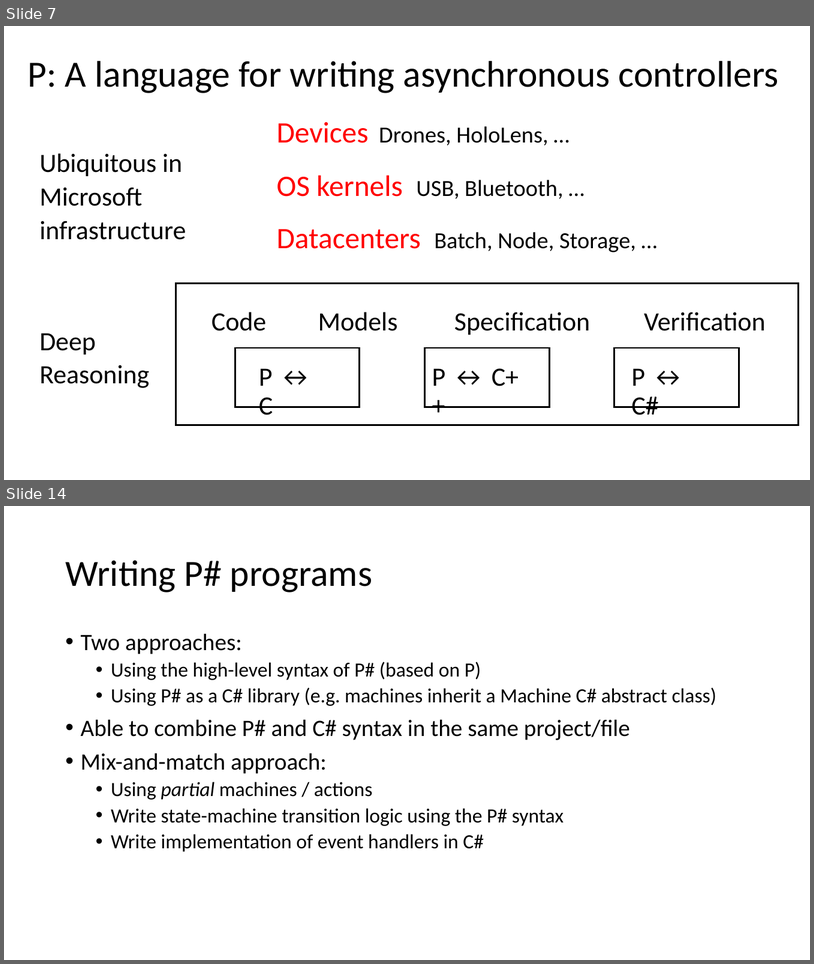
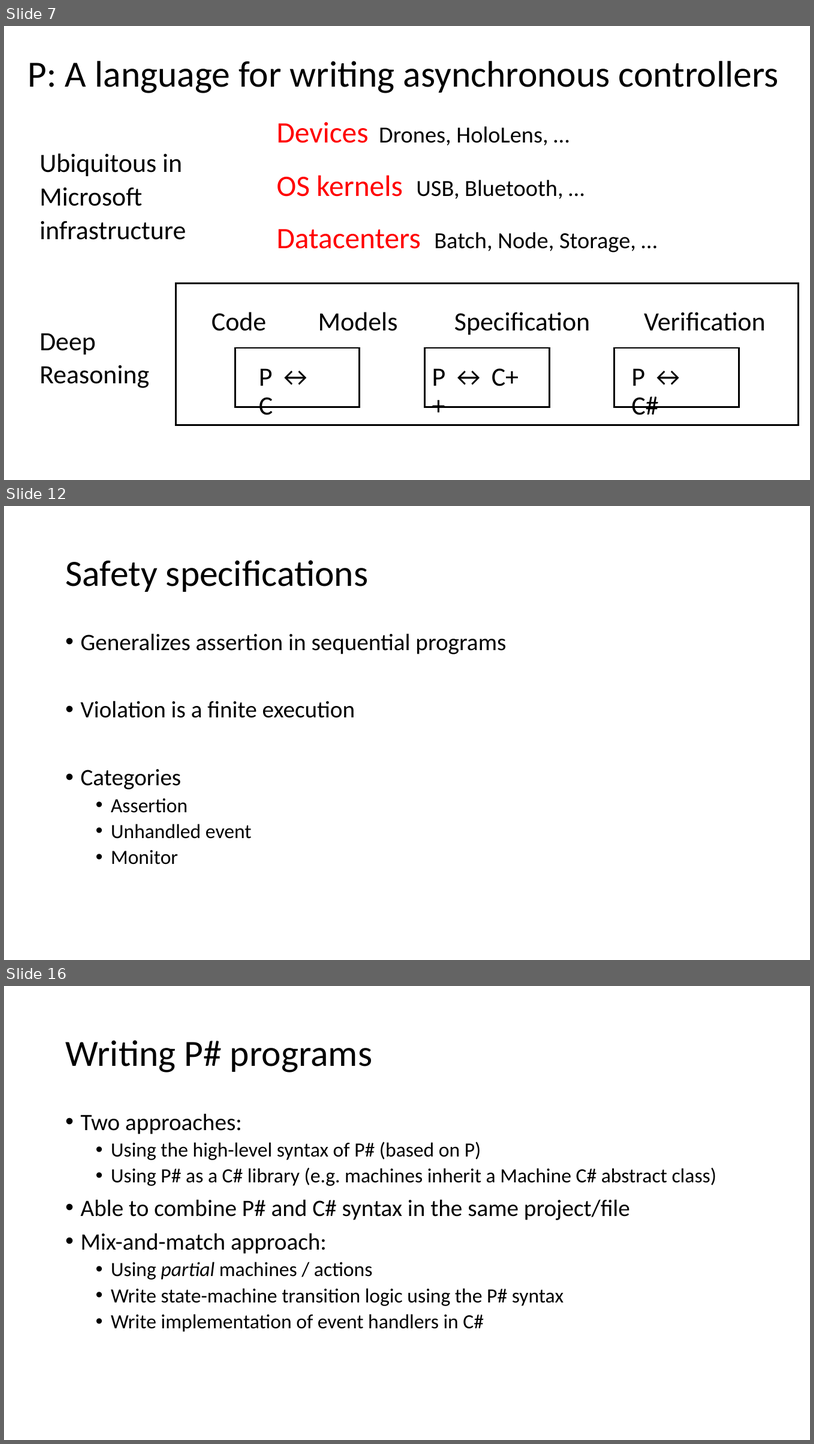
Before and after one commit to p-org/P, a slide deck: Tutorial/P-tutorial.pptx. Shown one above the other, each under a label of ours: slides 7 and 14 before the commit, slides 7, 12 and 16 after it; the slides between them are not shown. The pictures are 814x964 and 814x1444 pixels, drawn with LibreOffice and Linux fonts; fonts in the diff are those of the drawing. Boxes give left, top, right and bottom in pixels: in the first picture for what was removed or moved away, otherwise in the second. Text is boxed around its words. In the diff, an @@ line names an element or a change of style, - is before the commit and + after.

```diff
--- a/Tutorial/P-tutorial.pptx
+++ b/Tutorial/P-tutorial.pptx
@@ slide 12 added at box(4, 506, 810, 960), background #FFFFFF @@
@@ title added at box(65, 560, 368, 592), 44 pt, text #000000 @@
+Safety specifications
@@ text added at box(81, 633, 506, 864), 28 pt, text #000000 @@
+• Generalizes assertion in sequential programs
+• Violation is a finite execution
+• Categories
+  • Assertion
+  • Unhandled event
+  • Monitor
@@ what was slide 14 is now slide 16 @@
```
Also in this commit, not shown: 4 slides changed, 5 other slides added, 4 slides removed, 1 other file.
